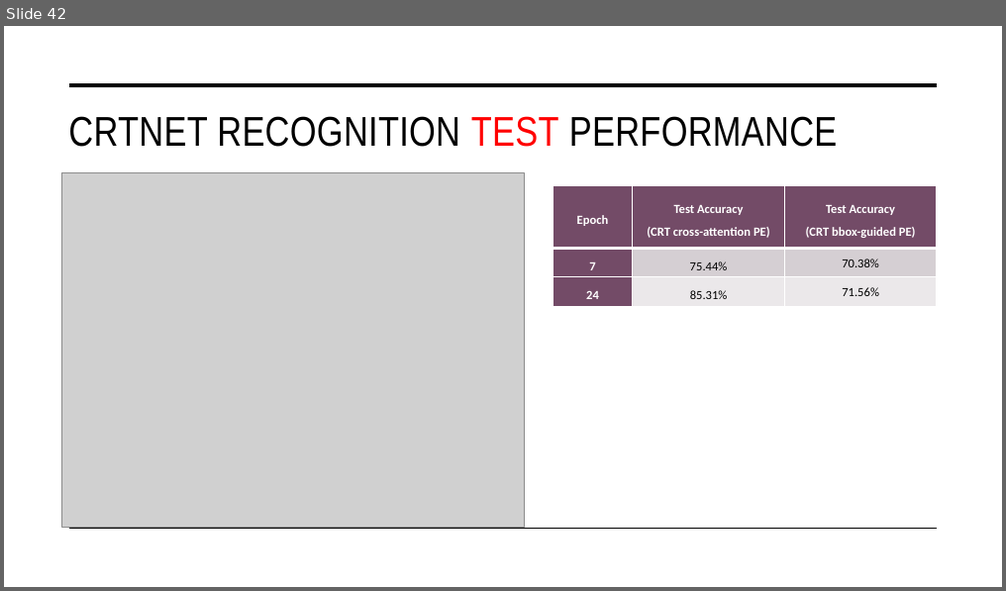
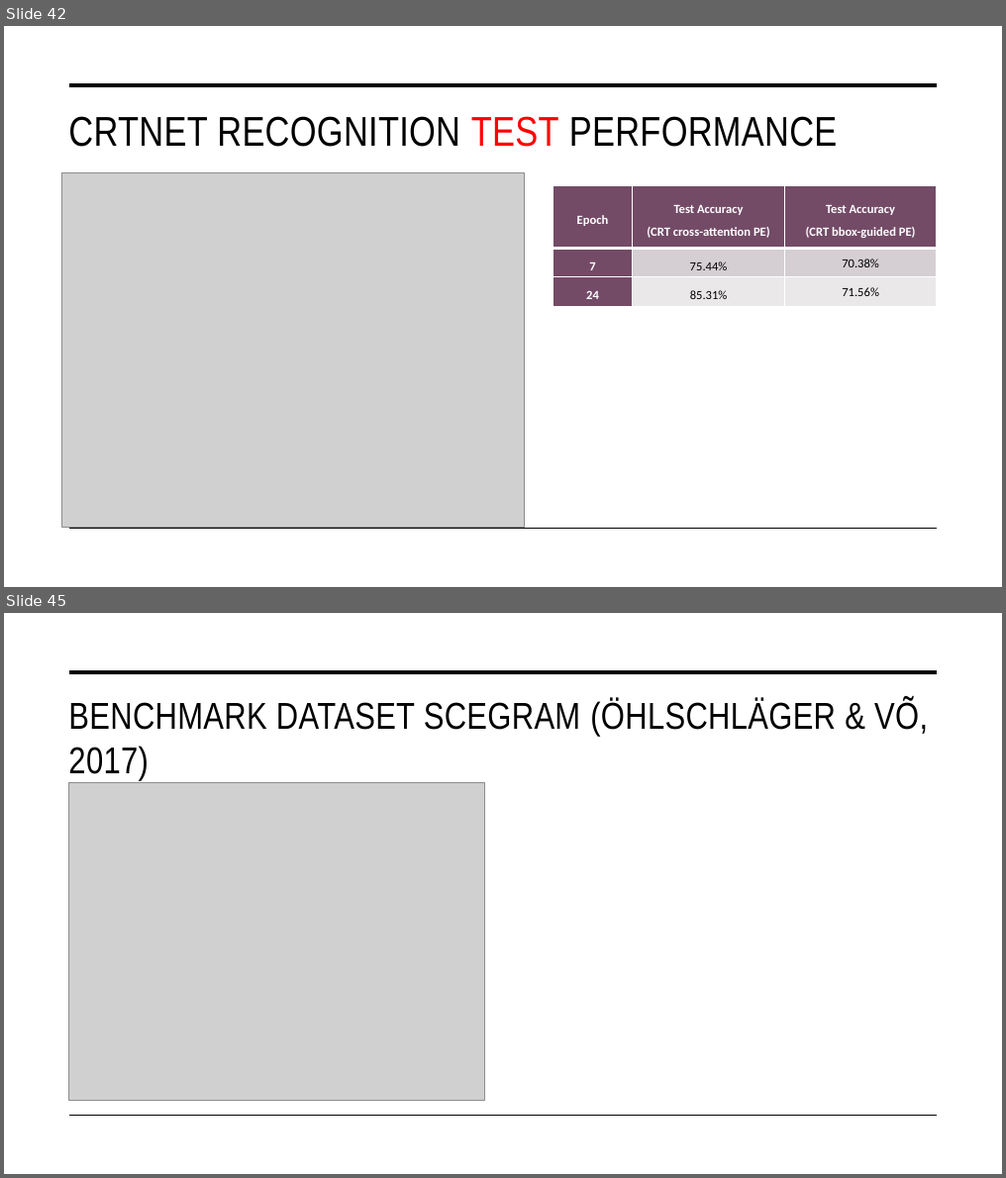
Before and after one commit to tuanisworkingonsomeprojects/TCT-visual-search, a slide deck: Presentation/FYP_NguyenTuan_Presentation.pptx. Shown one above the other, each under a label of ours: slide 42 before the commit, slides 42 and 45 after it; the slides between them are not shown. The pictures are 1006x591 and 1006x1178 pixels, drawn with LibreOffice and Linux fonts; fonts in the diff are those of the drawing; grey boxes stand for pictures. Boxes give left, top, right and bottom in pixels: in the first picture for what was removed or moved away, otherwise in the second. Text is boxed around its words. In the diff, an @@ line names an element or a change of style, - is before the commit and + after.

```diff
--- a/Presentation/FYP_NguyenTuan_Presentation.pptx
+++ b/Presentation/FYP_NguyenTuan_Presentation.pptx
@@ slide 45 added at bbox=[4, 613, 1002, 1174], background #FFFFFF; not listed: 2 template elements that a slide beside it also shows @@
@@ title added at bbox=[68, 698, 928, 781], 36 pt, text #000000 @@
+BENCHMARK DATASET SCEGRAM (ÖHLSCHLÄGER & VÕ, 2017)
@@ picture added at bbox=[69, 783, 484, 1100] @@
```
Also in this commit, not shown: 5 other slides added, 2 slides removed, 1 other file.
